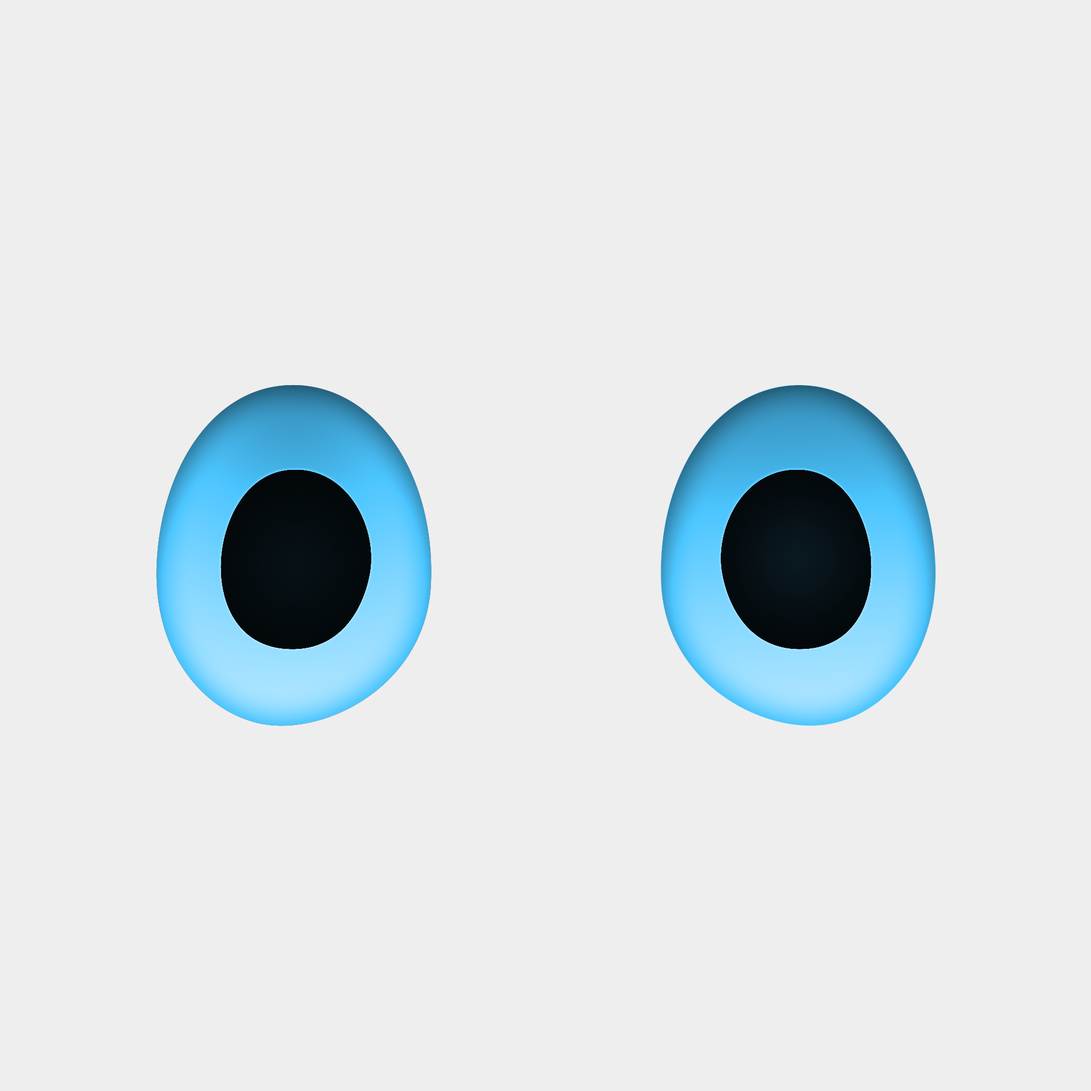
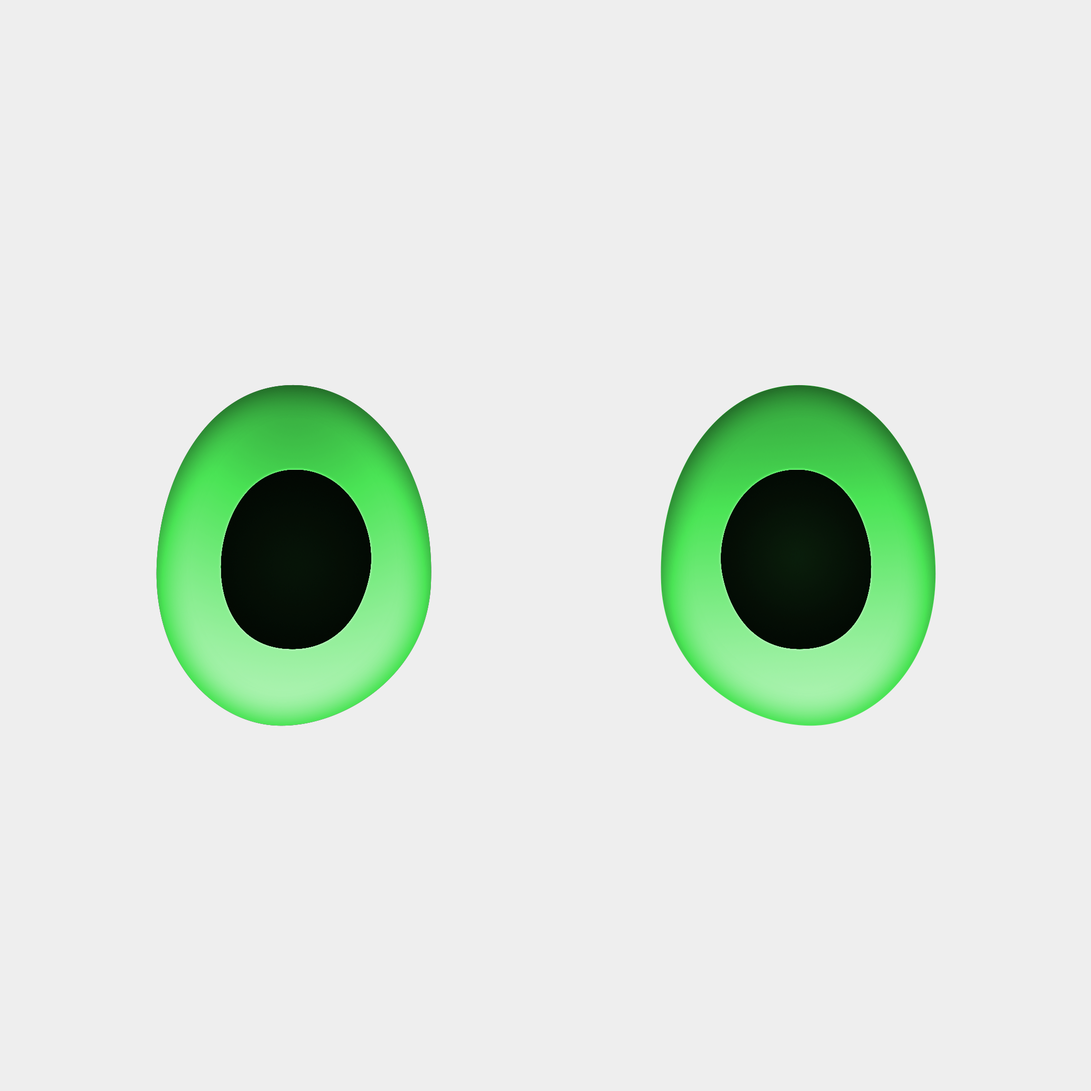
Revision of a layered (1091, 1091) image; what changed, layer by layer:
added layer "レイヤー 1 のコピー 2" (overlay) above "レイヤー 1 のコピー" over 156, 384, 937, 727
hid "レイヤー 1 のコピー" over 156, 384, 937, 727
